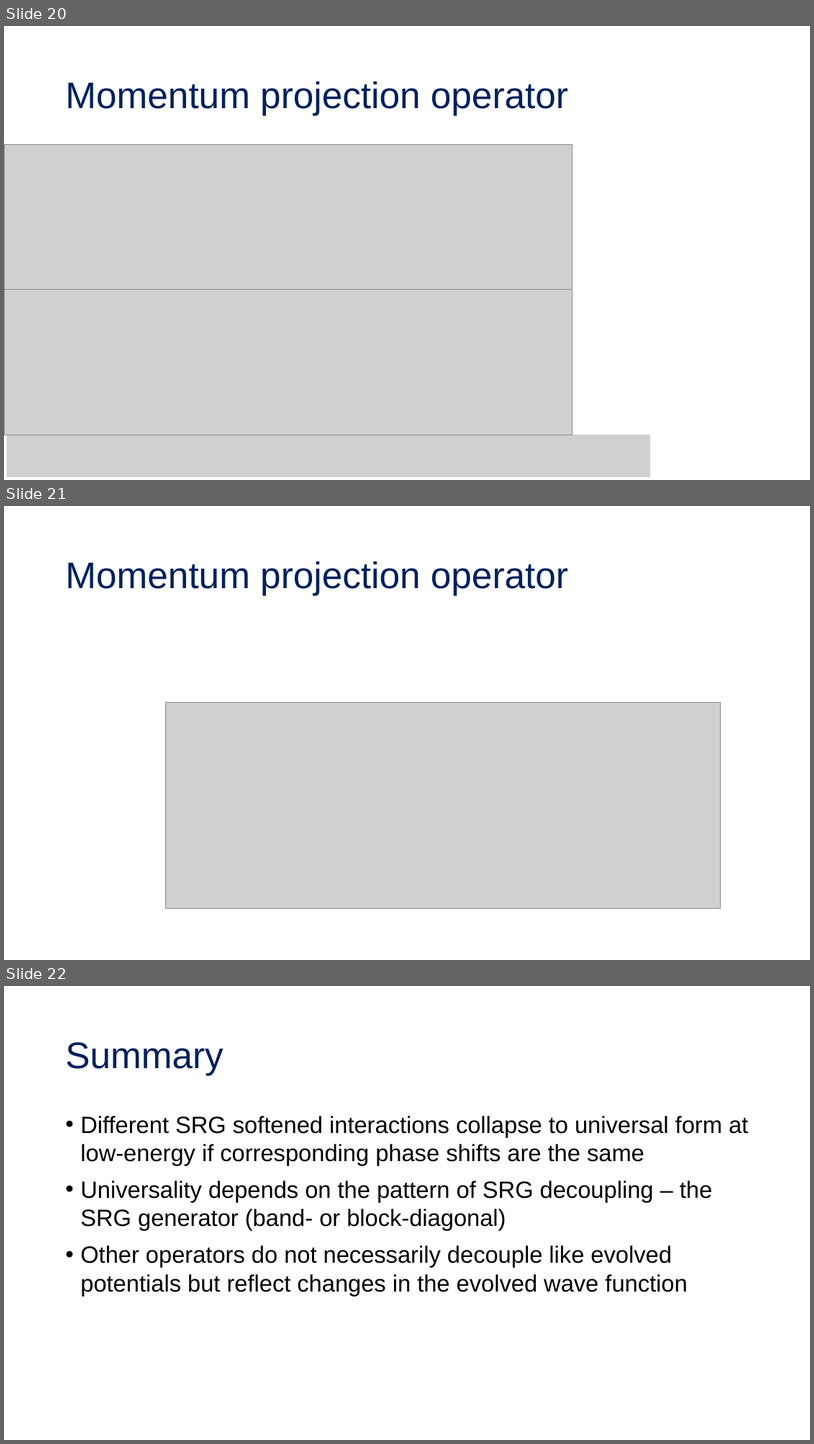
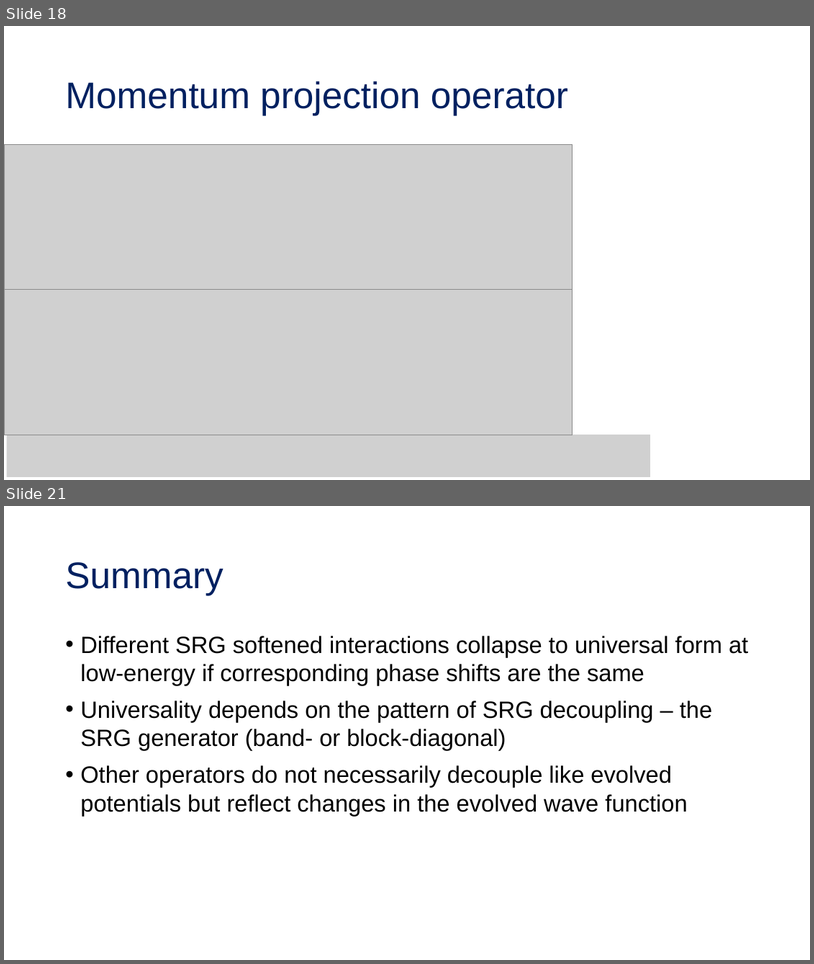
Before and after one commit to tropiano4/tropiano-srg, a slide deck: Presentations/DNP_October2019/tropiano_dnp_october2019.pptx. Shown one above the other, each under a label of ours: slides 20, 21 and 22 before the commit, slides 18 and 21 after it; the slides between them are not shown. The pictures are 814x1444 and 814x964 pixels, drawn with LibreOffice and Linux fonts; fonts in the diff are those of the drawing; grey boxes stand for pictures. Boxes give left, top, right and bottom in pixels: in the first picture for what was removed or moved away, otherwise in the second. Text is boxed around its words. In the diff, an @@ line names an element or a change of style, - is before the commit and + after.

```diff
--- a/Presentations/DNP_October2019/tropiano_dnp_october2019.pptx
+++ b/Presentations/DNP_October2019/tropiano_dnp_october2019.pptx
@@ slide 21 removed at <box>4,506,810,960</box>, background #FFFFFF @@
@@ title removed at <box>65,561,568,596</box> @@
-Momentum projection operator
@@ picture removed at <box>165,703,721,909</box> @@
@@ what was slide 20 is now slide 18 @@
@@ what was slide 22 is now slide 21 @@
```
Also in this commit, not shown: 3 slides changed, 3 slides added, 2 other slides removed, 1 other file.
